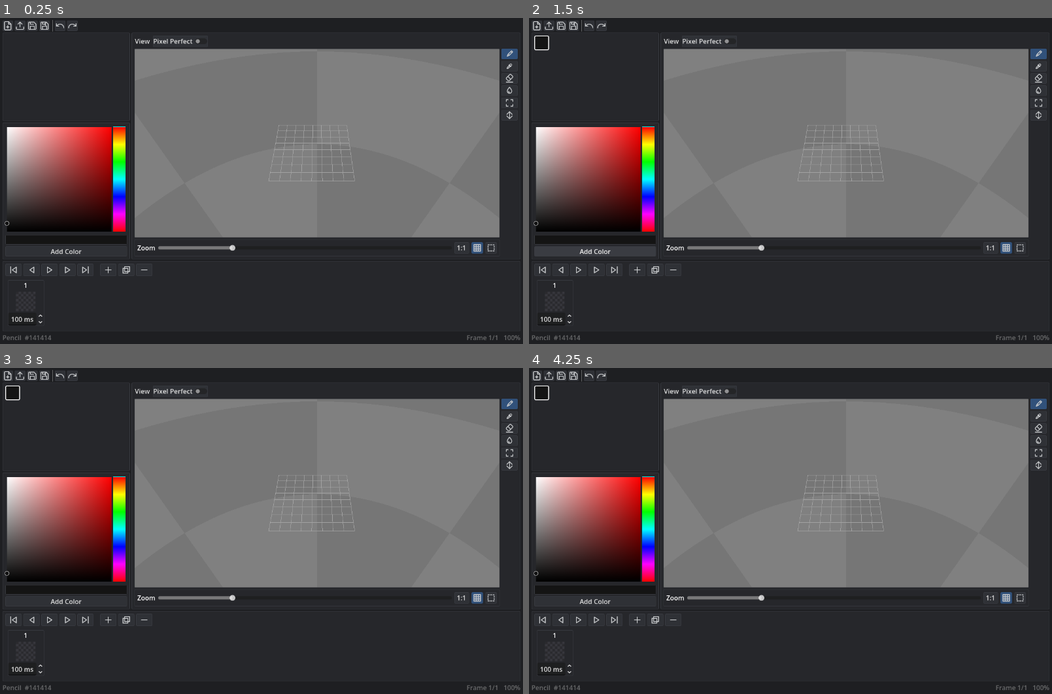
Above: before the commit, frames 1-4 (two rows, left to right).
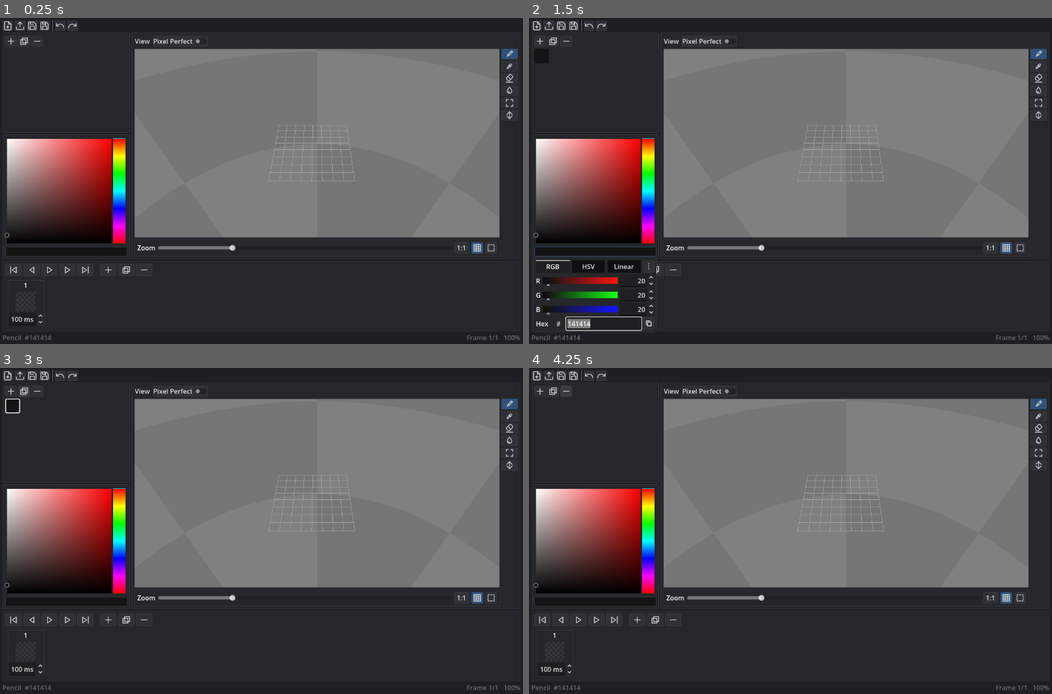
Above: after the commit, the same moments.

Repository: LeonardMeagher2/LVE
Game: Godot game, scene res://ui/main.tscn
Two runs of this game, one before a commit and one after it. Both use one fixed random seed, a clock stepped at 60 frames per second and the inputs below.
Inputs (mouse positions are in pixels of both pictures, inside the frame that each line leads up to; where the layout moved, square brackets give the same spot in the first picture):
- Up to frame 1 (0.25 s): no input
- Up to frame 2 (1.5 s): click (539, 40) at 0.52 s; click (596, 252) at 1.25 s, where only the run before the commit has a clickable "Add Color"
- Up to frame 3 (3 s): click (10, 407) [10, 394] at 2 s; click (26, 390) at 2.77 s
- Up to frame 4 (4.25 s): click (565, 390) at 3.52 s

The runs differ from the first frame. In frame 1, 8.1% of the frame differs, in the area x 0-25%, y 6-73%; in frame 2, 10%, in the area x 0-25%, y 5-96%; in frame 3, 8.2%; in frame 4, 8.2%.

Commit message:
Restructure palette panel; make color addition manual
Add toolbar above swatch grid with Add, Duplicate, Remove buttons (reusing add/duplicate/remove icons). Replace auto-add on empty click with explicit buttons. Change ensure_color to only find existing colors; add add_color() for explicit addition. Update fill tool and palette panel to use add_color when color not in palette.

Diff:
--- a/document/voxi_document.gd
+++ b/document/voxi_document.gd
@@ -89,7 +89,7 @@
 
 
 func paint(frame: int, cell: Vector3i, color: Color) -> void:
-	frames[frame].cells[cell] = ensure_color(color)
+	frames[frame].cells[cell] = add_color(color)
 
 
 func set_cell(frame: int, cell: Vector3i, palette_index: int) -> void:
@@ -114,5 +114,12 @@
 	for i in palette.size():
 		if palette[i] == c:
 			return i
+	return -1
+
+
+func add_color(c: Color) -> int:
+	for i in palette.size():
+		if palette[i] == c:
+			return i
 	palette.append(c)
 	return palette.size() - 1
--- a/tools/fill/fill_tool.gd
+++ b/tools/fill/fill_tool.gd
@@ -14,6 +14,8 @@
 	var frame: VoxelFrame = State.document.frames[State.current_frame]
 	var old_index: int = frame.cells[seed]
 	var new_index: int = State.document.ensure_color(State.current_color)
+	if new_index == -1:
+		new_index = State.document.add_color(State.current_color)
 	if new_index == old_index:
 		return false
 	var stack: Array[Vector3i] = [seed]
--- a/ui/palette_panel.gd
+++ b/ui/palette_panel.gd
@@ -4,20 +4,17 @@
 const SWATCH := preload("res://ui/swatch.tres")
 
 var _swatches: Array[Button] = []
+var _selected_swatch_index: int = -1
 
 @onready var _swatch_grid: HFlowContainer = %SwatchGrid
 @onready var _color_picker: ColorPicker = %ColorPicker
 @onready var _color_picker_button: ColorPickerButton = %ColorPickerButton
 
 
-@onready var _add_color_btn: Button = %AddColorBtn
-
-
 func _ready() -> void:
 	State.color_changed.connect(_on_color_changed)
 	State.cells_changed.connect(_rebuild_swatches)
 	State.frame_changed.connect(_rebuild_swatches)
-	_add_color_btn.pressed.connect(_add_current_color)
 	_color_picker.color = State.current_color
 	_color_picker_button.color = State.current_color
 	_rebuild_swatches()
@@ -37,6 +34,7 @@
 	for i in palette.size():
 		var b := Button.new()
 		b.custom_minimum_size = Vector2(36, 36)
+		b.focus_mode = Control.FOCUS_NONE
 		b.tooltip_text = State.document.color_of(i).to_html(true)
 		var sb := (SWATCH as StyleBoxFlat).duplicate() as StyleBoxFlat
 		sb.bg_color = palette[i]
@@ -52,9 +50,13 @@
 
 func _pick_swatch(i: int) -> void:
 	State.set_color(State.document.color_of(i))
+	_selected_swatch_index = i
+	_mark_current()
+
 
 func _on_picker_color_changed(c: Color) -> void:
 	State.set_color(c)
+
 
 func _on_swatch_input(event: InputEvent, i: int) -> void:
 	if event is InputEventMouseButton and event.pressed \
@@ -64,15 +66,29 @@
 
 
 func _add_current_color() -> void:
-	State.document.ensure_color(State.current_color)
+	State.document.add_color(State.current_color)
 	_rebuild_swatches()
+
+
+func _duplicate_selected_color() -> void:
+	if _selected_swatch_index >= 0:
+		var color := State.document.color_of(_selected_swatch_index)
+		State.document.add_color(color)
+		_rebuild_swatches()
+
+
+func _remove_selected_color() -> void:
+	if _selected_swatch_index >= 0:
+		if State.document.remove_color(_selected_swatch_index):
+			_selected_swatch_index = -1
+			_rebuild_swatches()
 
 
 func _mark_current() -> void:
 	for i in _swatches.size():
 		var sb := (SWATCH as StyleBoxFlat).duplicate() as StyleBoxFlat
 		sb.bg_color = State.document.color_of(i)
-		if State.document.color_of(i) == State.current_color:
+		if i == _selected_swatch_index:
 			sb.set_border_width_all(2)
 			sb.border_color = Color.WHITE
 		_swatches[i].add_theme_stylebox_override("normal", sb)
--- a/ui/palette_panel.tscn
+++ b/ui/palette_panel.tscn
@@ -2,11 +2,12 @@
 
 [ext_resource type="Script" uid="uid://ctcol2rq44oi1" path="res://ui/palette_panel.gd" id="1_palette"]
 [ext_resource type="Script" uid="uid://cs8h0occl2amh" path="res://ui/color_picker_button.gd" id="2_8seap"]
+[ext_resource type="Texture2D" uid="uid://di606d0g4f27a" path="res://icons/add.svg" id="3_add"]
+[ext_resource type="Texture2D" uid="uid://b4sy3cgu4fauw" path="res://icons/duplicate.svg" id="4_duplicate"]
+[ext_resource type="Texture2D" uid="uid://cv15qg24amrlt" path="res://icons/remove.svg" id="5_remove"]
 
 [node name="PalettePanel" type="VBoxContainer" unique_id=920144879]
 custom_maximum_size = Vector2(512, -1)
-offset_right = 298.0
-offset_bottom = 416.0
 script = ExtResource("1_palette")
 
 [node name="PanelContainer" type="PanelContainer" parent="." unique_id=1050465130]
@@ -16,14 +17,52 @@
 [node name="MarginContainer" type="MarginContainer" parent="PanelContainer" unique_id=1799631802]
 layout_mode = 2
 
-[node name="Scroll" type="ScrollContainer" parent="PanelContainer/MarginContainer" unique_id=1639396238]
+[node name="VBoxContainer" type="VBoxContainer" parent="PanelContainer/MarginContainer" unique_id=1639396238]
+layout_mode = 2
+size_flags_horizontal = 3
+size_flags_vertical = 3
+
+[node name="Toolbar" type="HBoxContainer" parent="PanelContainer/MarginContainer/VBoxContainer" unique_id=401515849]
+unique_name_in_owner = true
+layout_mode = 2
+size_flags_horizontal = 3
+theme_override_constants/separation = 4
+
+[node name="AddBtn" type="Button" parent="PanelContainer/MarginContainer/VBoxContainer/Toolbar" unique_id=345678901]
+unique_name_in_owner = true
+custom_minimum_size = Vector2(28, 28)
+layout_mode = 2
+tooltip_text = "Add current color to palette"
+focus_mode = 0
+icon = ExtResource("3_add")
+icon_alignment = 1
+
+[node name="DuplicateBtn" type="Button" parent="PanelContainer/MarginContainer/VBoxContainer/Toolbar" unique_id=345678902]
+unique_name_in_owner = true
+custom_minimum_size = Vector2(28, 28)
+layout_mode = 2
+tooltip_text = "Duplicate selected color"
+focus_mode = 0
+icon = ExtResource("4_duplicate")
+icon_alignment = 1
+
+[node name="RemoveBtn" type="Button" parent="PanelContainer/MarginContainer/VBoxContainer/Toolbar" unique_id=345678903]
+unique_name_in_owner = true
+custom_minimum_size = Vector2(28, 28)
+layout_mode = 2
+tooltip_text = "Remove selected color"
+focus_mode = 0
+icon = ExtResource("5_remove")
+icon_alignment = 1
+
+[node name="Scroll" type="ScrollContainer" parent="PanelContainer/MarginContainer/VBoxContainer" unique_id=1639396239]
 unique_name_in_owner = true
 layout_mode = 2
 size_flags_horizontal = 3
 size_flags_vertical = 3
 horizontal_scroll_mode = 0
 
-[node name="SwatchGrid" type="HFlowContainer" parent="PanelContainer/MarginContainer/Scroll" unique_id=401515849]
+[node name="SwatchGrid" type="HFlowContainer" parent="PanelContainer/MarginContainer/VBoxContainer/Scroll" unique_id=401515850]
 unique_name_in_owner = true
 layout_mode = 2
 size_flags_horizontal = 3
@@ -62,13 +101,8 @@
 edit_intensity = false
 script = ExtResource("2_8seap")
 
-[node name="AddColorBtn" type="Button" parent="PanelContainer2/MarginContainer/VBoxContainer" unique_id=345678901]
-unique_name_in_owner = true
-custom_minimum_size = Vector2(0, 24)
-layout_mode = 2
-tooltip_text = "Add current color to palette"
-text = "Add Color"
-
+[connection signal="pressed" from="PanelContainer/MarginContainer/VBoxContainer/Toolbar/AddBtn" to="." method="_add_current_color"]
+[connection signal="pressed" from="PanelContainer/MarginContainer/VBoxContainer/Toolbar/DuplicateBtn" to="." method="_duplicate_selected_color"]
+[connection signal="pressed" from="PanelContainer/MarginContainer/VBoxContainer/Toolbar/RemoveBtn" to="." method="_remove_selected_color"]
 [connection signal="color_changed" from="PanelContainer2/MarginContainer/VBoxContainer/ColorPicker" to="." method="_on_picker_color_changed"]
 [connection signal="color_changed" from="PanelContainer2/MarginContainer/VBoxContainer/ColorPickerButton" to="." method="_on_picker_color_changed"]
-[connection signal="pressed" from="PanelContainer2/MarginContainer/VBoxContainer/AddColorBtn" to="." method="_on_add_color_pressed"]
